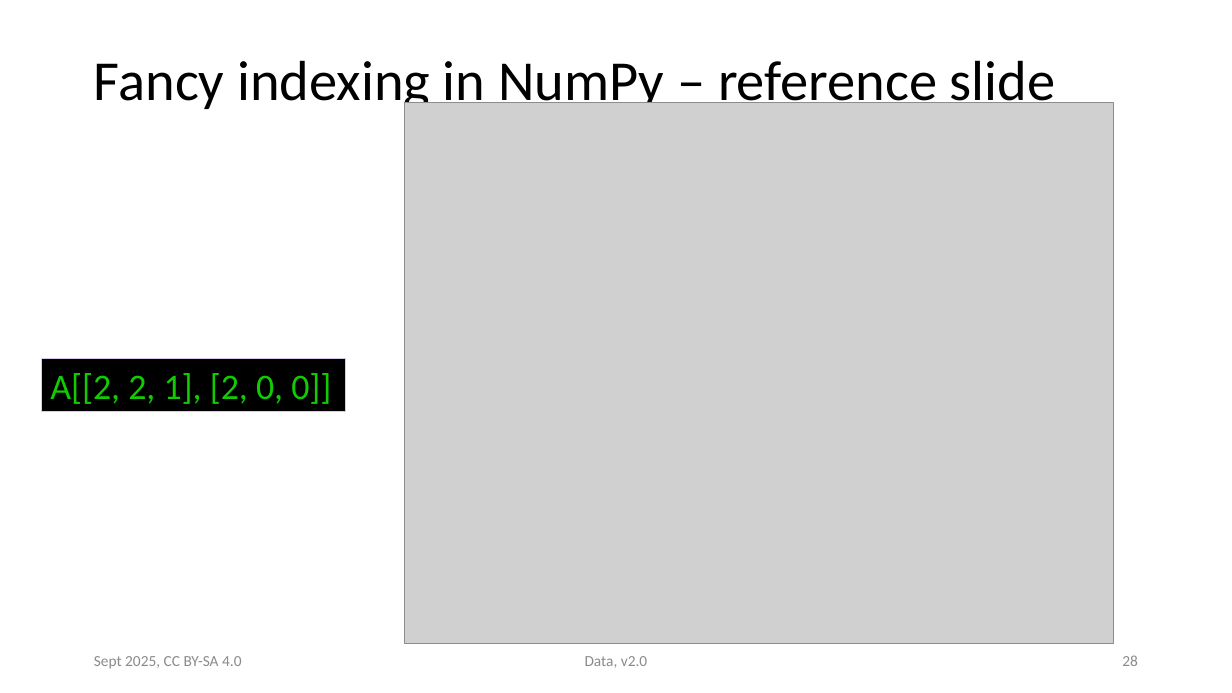
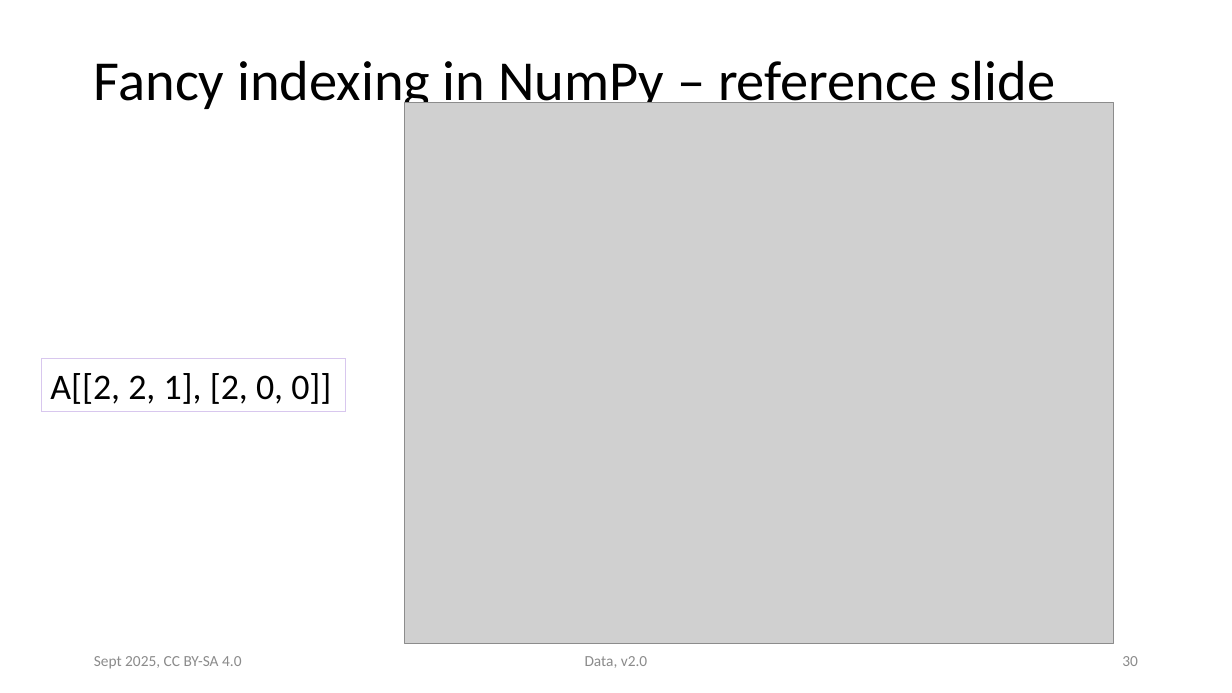
Before and after one commit to victoris93/data_class, a slide deck: slide 30 of numpy.pptx (slide 28 before the commit). Drawn at 1232x693 pixels with LibreOffice and Linux fonts; fonts in the diff are those of the drawing; grey boxes stand for pictures. Boxes give left, top, right and bottom in pixels: in the first picture for what was removed or moved away, otherwise in the second. Text is boxed around its words. In the diff, an @@ line names an element or a change of style, - is before the commit and + after.

```diff
--- a/numpy.pptx
+++ b/numpy.pptx
@@ rectangle "A[[2, 2, 1], [2, 0, ..." at (x1=42, y1=359, x2=346, y2=411): text colour #11CC00 to #000000; fill #000000 to none @@
@@ page number at (x1=1122, y1=656, x2=1138, y2=666): text changed @@
-28
+30
```
Also in this commit, not shown: 6 other slides changed, 2 slides added, 2 other files.
